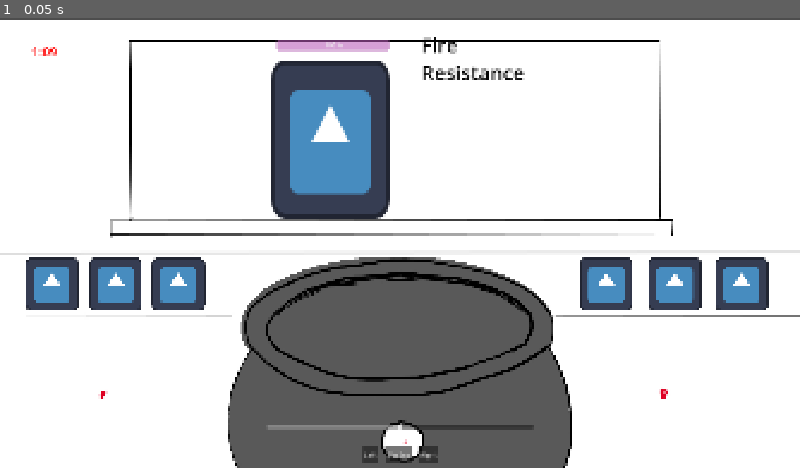
Above: before the commit, frame 1.
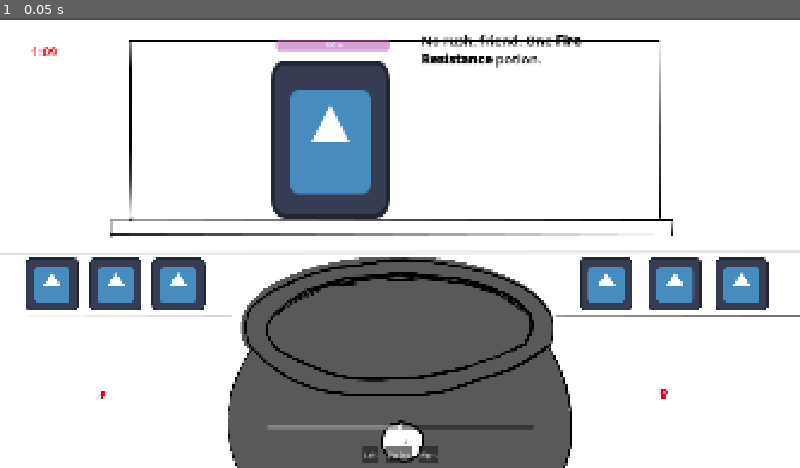
Above: after the commit, the same moment.

Repository: Eko199/Sugaming-Game-Jam-2026
Game: Godot game, scene res://main.tscn
The game is run twice, just before and just after one commit, with the same random seed, the same clock (stepped at 60 frames per second) and the same inputs. The engine's default icon, where the game draws it, is replaced by a stand-in: a white triangle on a blue panel in a dark square.
Inputs:
- Up to frame 1 (0.05 s): no input

The runs differ from the first frame. In frame 1, 0.7% of the frame differs, in the area x 52-73%, y 3-14%.

Commit message:
Customer lines

Diff:
--- a/globals/constants.gd
+++ b/globals/constants.gd
@@ -41,9 +41,29 @@
 # Gameplay constants
 const MAX_INGREDIENTS: int = 3
 const ROUND_TIME: int = 300
-const PATIENCE_MIN: int = 20
-const PATIENCE_MAX: int = 50
+const PATIENCE_MIN: int = 10
+const PATIENCE_MAX: int = 30
 const CUSTOMER_GAP: float = 1.0
 const RECIPE_DIFFICULTY_FALLOFF: float = 2.0
-## Minimum weight for recipes easier than the current difficulty (the current one has weight 1.0)
 const EASY_RECIPE_MIN_WEIGHT: float = 0.35
+
+const REQUEST_LINES: Array = [
+	[
+		"QUICK! A %s potion, NOW!",
+		"%s potion! Hurry, hurry!",
+		"No time! %s potion, fast!",
+		"The dragon's coming! %s potion!!",
+	],
+	[
+		"Please give me a %s potion!",
+		"One %s potion, please.",
+		"I need a %s potion.",
+		"Got a %s potion for me?",
+	],
+	[
+		"Whenever you're ready, a %s potion please~",
+		"No rush, friend. One %s potion.",
+		"Take your time, I'd like a %s potion.",
+		"Ah, a %s potion would be lovely.",
+	],
+]
--- a/potion_making/customer.gd
+++ b/potion_making/customer.gd
@@ -15,10 +15,16 @@
 func arrive(recipe: Cons.RECIPE, patience_time: float) -> void:
 	wanted = recipe
 	patience = patience_time
-	request_label.text = Utility.get_keyname(wanted, Cons.RECIPE)
+	request_label.text = _make_request_text()
 	timer.start(patience)
 	show()
 	Event.customer_arrived.emit(self)
+
+func _make_request_text() -> String:
+	var calmness: float = inverse_lerp(Cons.PATIENCE_MIN, Cons.PATIENCE_MAX, patience)
+	var tier: int = clampi(floori(calmness * Cons.REQUEST_LINES.size()), 0, Cons.REQUEST_LINES.size() - 1)
+	var potion_name: String = '[b]%s[/b]' % Utility.get_keyname(wanted, Cons.RECIPE)
+	return (Cons.REQUEST_LINES[tier] as Array).pick_random() % potion_name
 
 func leave(served: bool) -> void:
 	timer.stop()
--- a/potion_making/customer.tscn
+++ b/potion_making/customer.tscn
@@ -26,10 +26,11 @@
 layout_mode = 0
 offset_left = 361.0
 offset_top = -70.0
-offset_right = 641.0
-offset_bottom = 28.0
+offset_right = 798.0
+offset_bottom = 205.0
 theme_override_colors/default_color = Color(0, 0, 0, 1)
-theme_override_font_sizes/normal_font_size = 48
+theme_override_font_sizes/normal_font_size = 32
+theme_override_font_sizes/bold_font_size = 32
 bbcode_enabled = true
 text = "I want"
 fit_content = true
